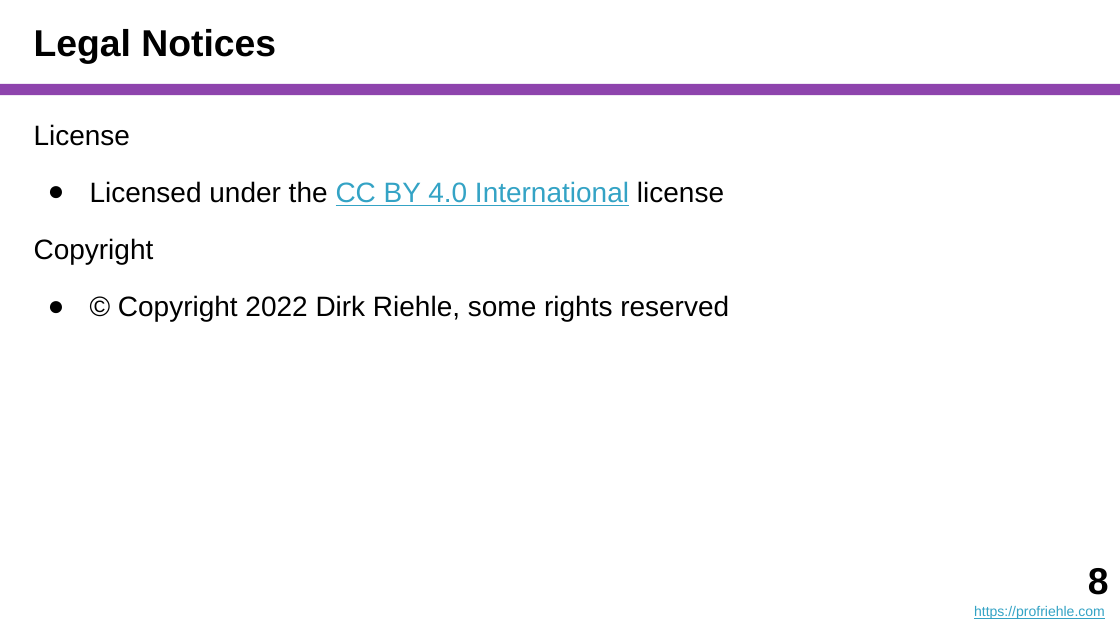
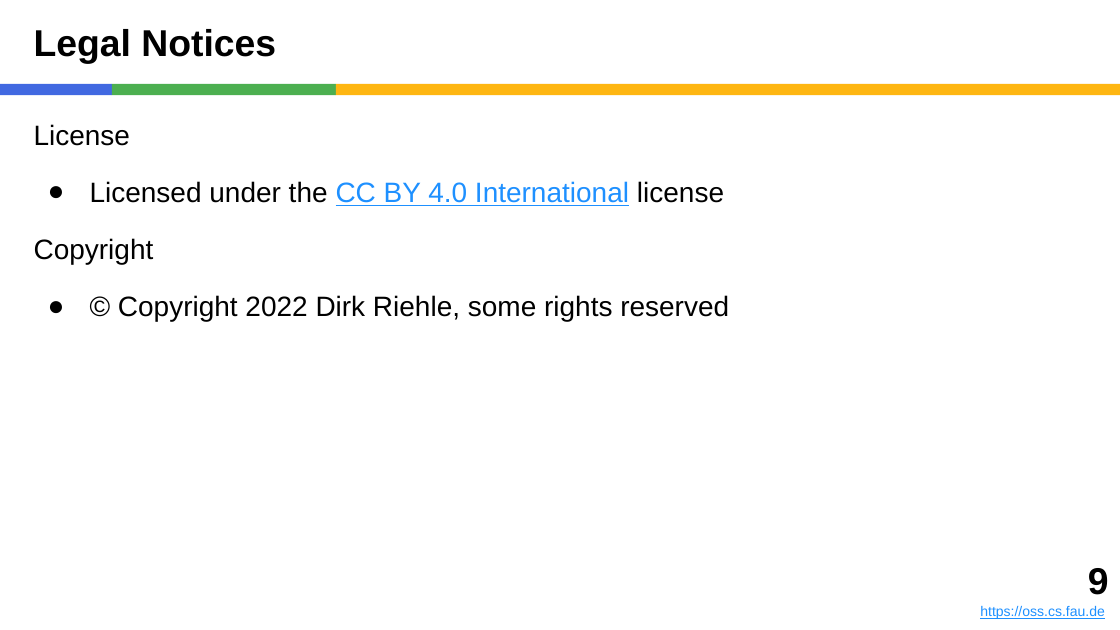
Before and after one commit to dirkriehle/coach-course, a slide deck: slide 9 of Lecture Slides/COACH A03 - The First Team Meeting.pptx (slide 8 before the commit). Drawn at 1120x630 pixels with LibreOffice and Linux fonts; fonts in the diff are those of the drawing. Boxes give left, top, right and bottom in pixels: in the first picture for what was removed or moved away, otherwise in the second. Text is boxed around its words. In the diff, an @@ line names an element or a change of style, - is before the commit and + after.

```diff
--- a/Lecture Slides/COACH A03 - The First Team Meeting.pptx
+++ b/Lecture Slides/COACH A03 - The First Team Meeting.pptx
@@ rectangle added at box(0, 84, 112, 95), fill #4169E1 @@
@@ rectangle added at box(112, 84, 336, 95), fill #4CAF50 @@
@@ rectangle: place and size @@
-rectangle at box(0, 84, 1120, 95)
+rectangle at box(336, 84, 1120, 95)
@@ rectangle at box(336, 84, 1120, 95): fill #8E44AD to #FEB612 @@
@@ text at box(90, 181, 724, 206): text colour #34A3C5 to #1E90FF in "CC BY 4.0 International" @@
@@ text at box(980, 568, 1109, 619): text changed; text colour #34A3C5 to #1E90FF @@
-8
-https://profriehle.com
+9
+https://oss.cs.fau.de
```
Also in this commit, not shown: 7 other slides changed, 1 slide added, 5 other files.
